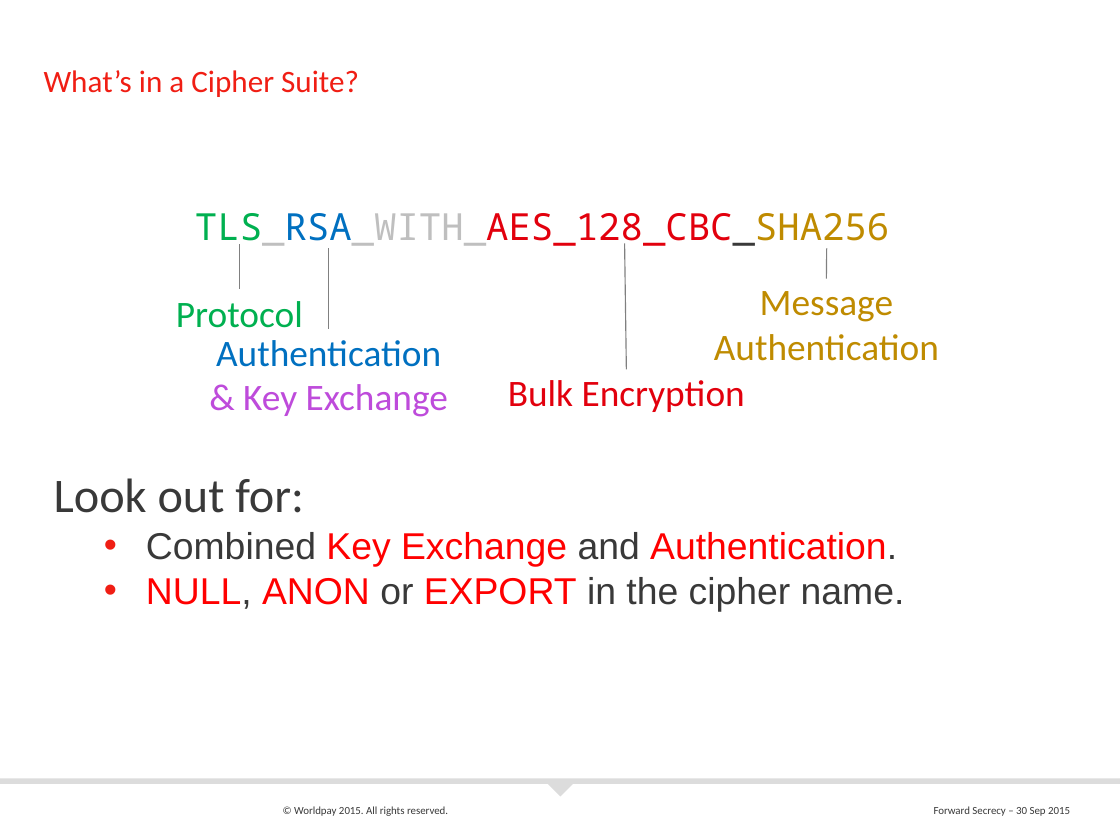
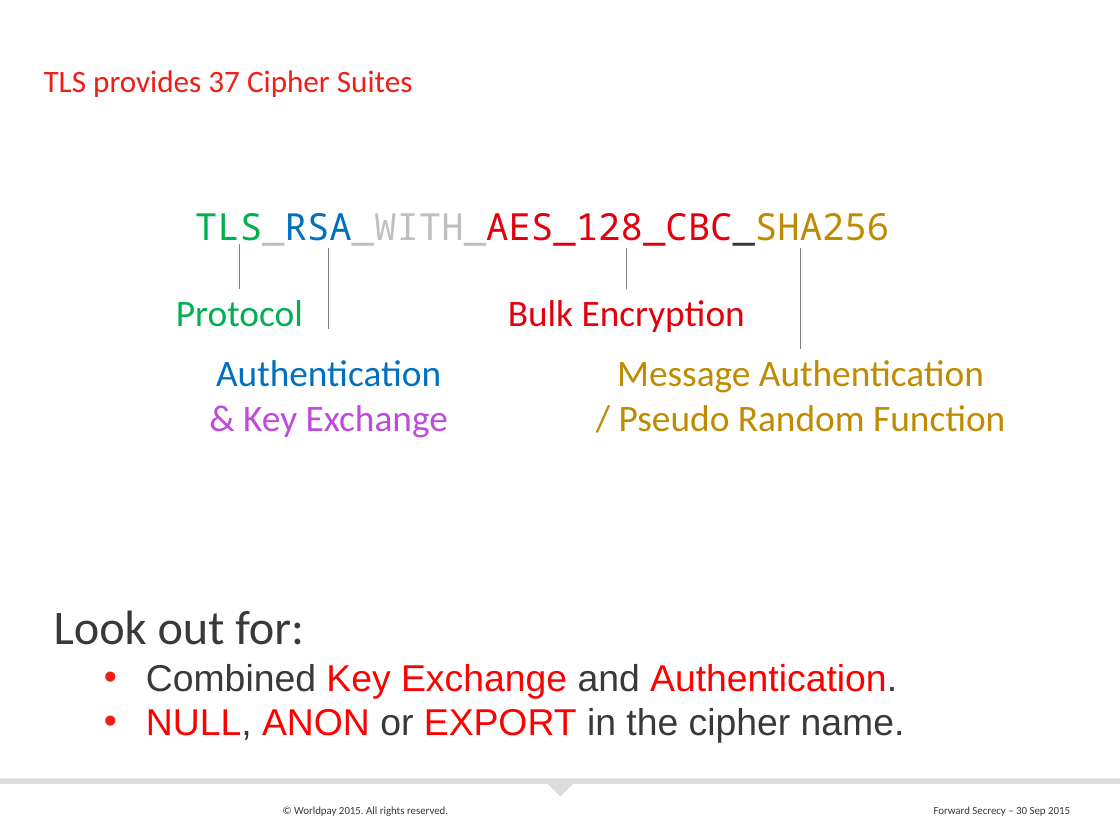
Before and after one commit to andybrodie/fsdemoapp, a slide deck: slide 20 of docs/Forward Secrecy in Java.pptx (slide 28 before the commit). Drawn at 1120x840 pixels with LibreOffice and Linux fonts; fonts in the diff are those of the drawing; background and template pictures are left out. Boxes give left, top, right and bottom in pixels: in the first picture for what was removed or moved away, otherwise in the second. Text is boxed around its words. In the diff, an @@ line names an element or a change of style, - is before the commit and + after.

```diff
--- a/docs/Forward Secrecy in Java.pptx
+++ b/docs/Forward Secrecy in Java.pptx
@@ title at box(44, 70, 413, 97): text changed @@
-What’s in a Cipher Suite?
+TLS provides 37 Cipher Suites
@@ line moved from (626, 370) - (625, 243) to (626, 289) - (626, 249) @@
@@ line moved from (827, 279) - (827, 249) to (801, 349) - (801, 249) @@
@@ text "Bulk Encryption": place and size @@
-text "Bulk Encryption" at box(508, 380, 745, 412)
+text "Bulk Encryption" at box(508, 300, 745, 332)
@@ text "Authentication & Key Exchange": place and size @@
-text "Authentication & Key Exchange" at box(216, 340, 448, 417)
+text "Authentication & Key Exchange" at box(216, 360, 448, 438)
@@ text "Message Authentication": place and size @@
-text "Message Authentication" at box(714, 291, 939, 361)
+text "Message Authentication" at box(617, 360, 1005, 432)
@@ text at box(619, 405, 1005, 432): paragraph added @@
+/ Pseudo Random Function
@@ text "Look out for:": place and size @@
-text "Look out for:" at box(54, 478, 905, 611)
+text "Look out for:" at box(54, 610, 905, 743)
```
Also in this commit, not shown: 7 other slides changed, 2 slides added, 4 slides removed.
